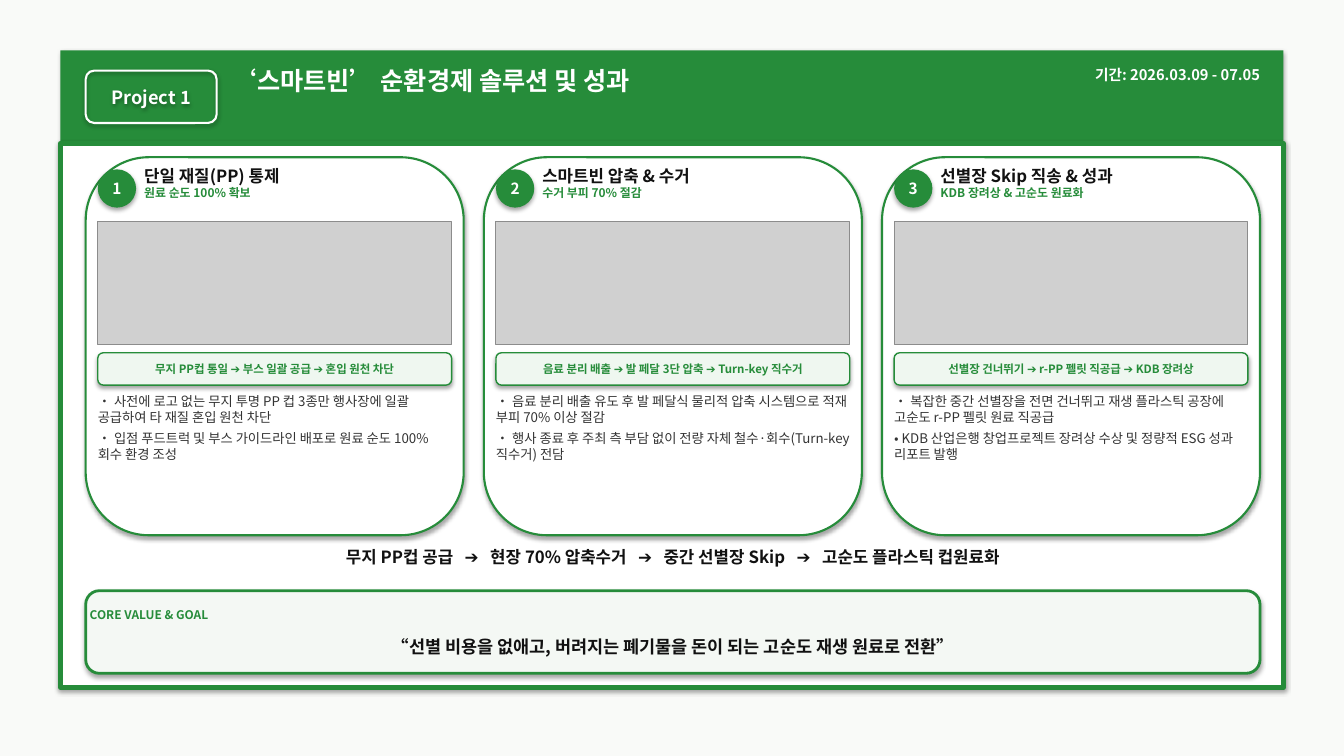
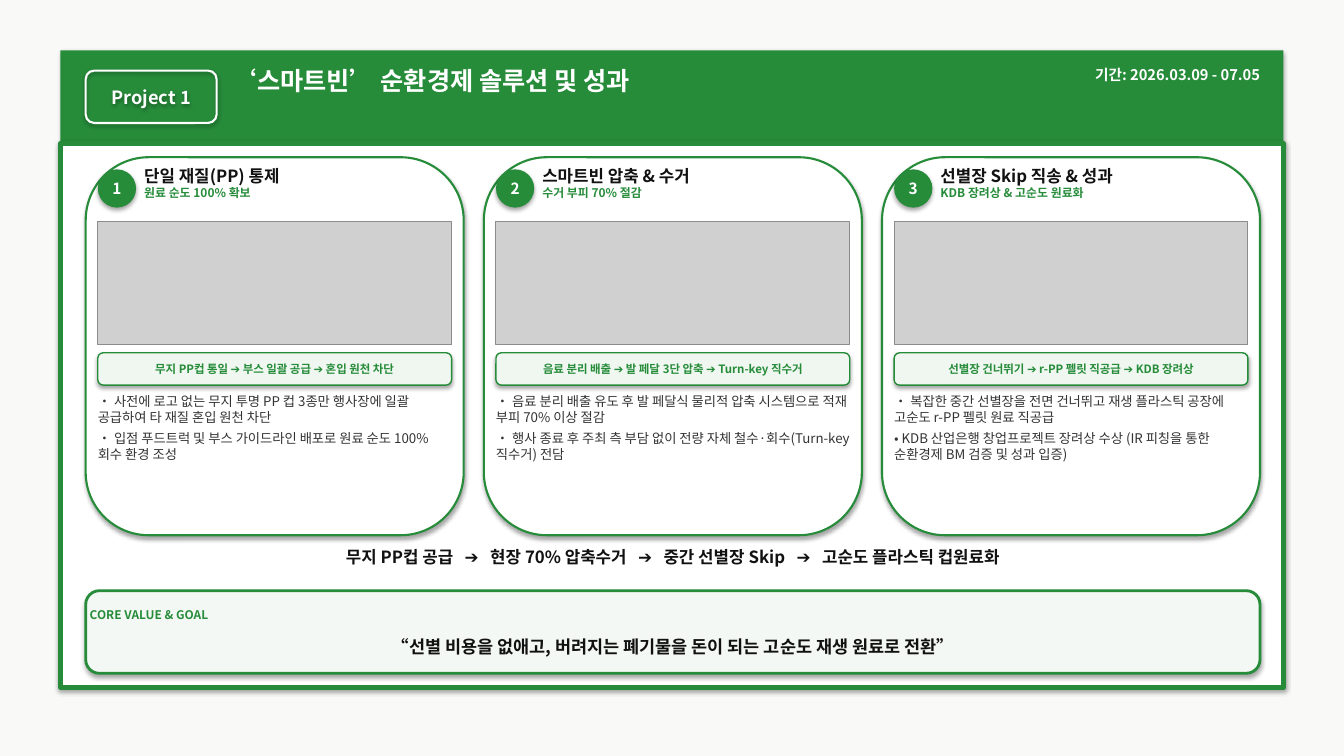
Before and after one commit to wkdtkdrbs11/test1-2026.11.10-, a slide deck: slide 5 of 마케터_장상균_포트폴리오.pptx. Drawn at 1344x756 pixels with LibreOffice and Linux fonts; fonts in the diff are those of the drawing; grey boxes stand for pictures. Boxes give left, top, right and bottom in pixels: in the first picture for what was removed or moved away, otherwise in the second. Text is boxed around its words. In the diff, an @@ line names an element or a change of style, - is before the commit and + after.

Commit message:
Slide 5: ESG 리포트 문구 삭제, 1열 투명 컵 사진 & 3열 KDB 시상식 단체사진 적용

```diff
--- a/마케터_장상균_포트폴리오.pptx
+++ b/마케터_장상균_포트폴리오.pptx
@@ text at [894,432,1209,462]: text changed @@
-• KDB 산업은행 창업프로젝트 장려상 수상 및 정량적 ESG 성과 리포트 발행
+• KDB 산업은행 창업프로젝트 장려상 수상 (IR 피칭을 통한 순환경제 BM 검증 및 성과 입증)
```
Also in this commit, not shown: 5 other files.
